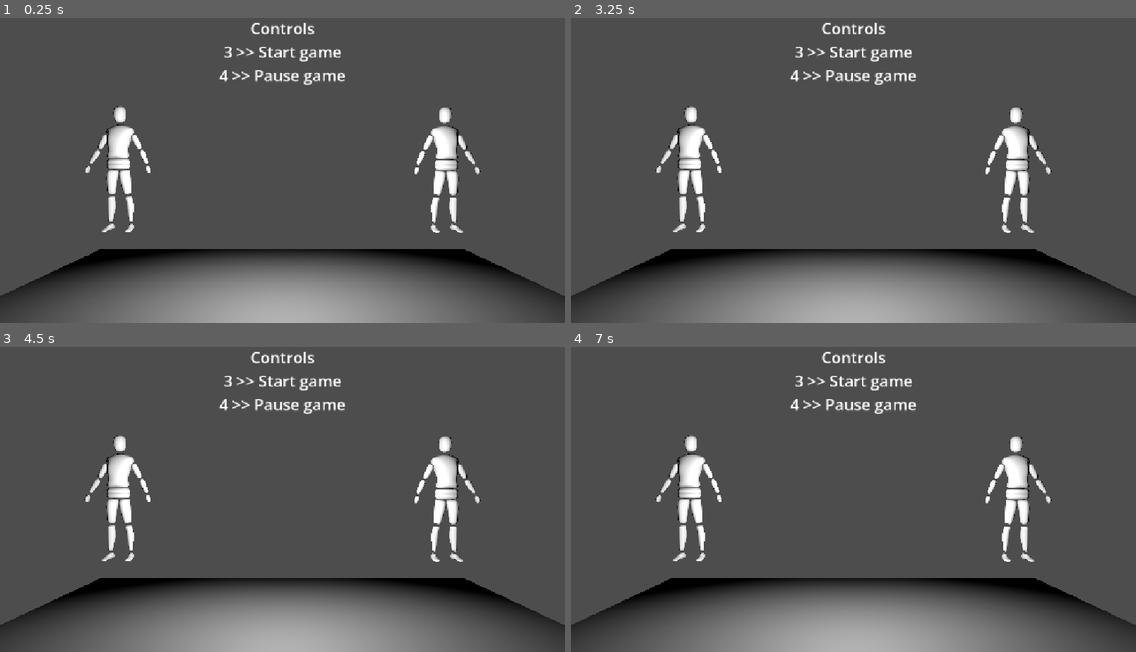
Above: before the commit, frames 1-4 (two rows, left to right).
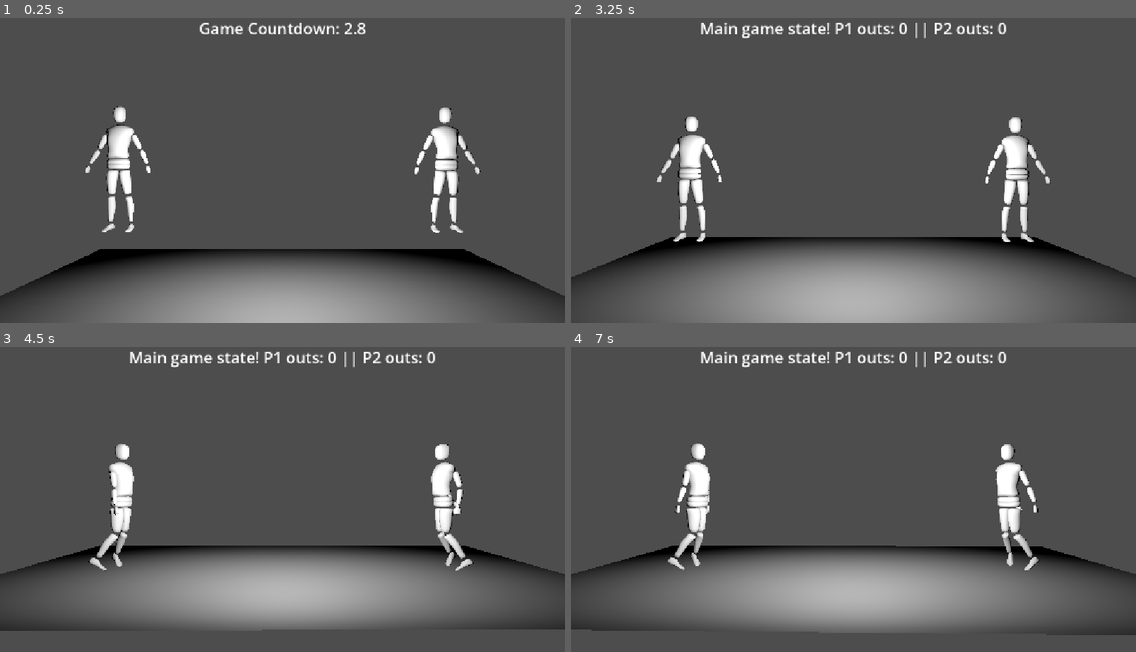
Above: after the commit, the same moments.

Repository: The-MEDINA/SNAP-back
Game: Godot game, scene res://Scenes/controlsTesting.tscn
The game is run twice, just before and just after one commit, with the same random seed, the same clock (stepped at 60 frames per second) and the same inputs.
Inputs (mouse positions are in pixels of both pictures, inside the frame that each line leads up to):
- Up to frame 1 (0.25 s): no input
- Up to frame 2 (3.25 s): move the mouse to (977, 149) at 0.52 s; press the mouse at (977, 149) at 0.53 s; hold D (LeftThumbstickRight) 0.53-1.28 s; move the mouse to (740, 179) at 1.27 s; release the mouse at (740, 179) at 1.28 s; hold 1 (DebugPlayer1Down) 1.28-2.03 s; right-click (740, 179) at 1.35 s; move the mouse to (910, 94) at 2.02 s; hold D (LeftThumbstickRight) 2.03-2.78 s; hold Space (Select) 2.03-2.78 s; move the mouse to (825, 228) at 2.77 s; hold W (LeftThumbstickUp) from 2.78 s (still down); click (825, 228) at 2.85 s
- Up to frame 3 (4.5 s): move the mouse to (452, 542) at 3.52 s; release W (LeftThumbstickUp) at 3.53 s; hold Right mouse button (RightTrigger) 3.53-4.28 s; hold S (LeftThumbstickDown) from 3.53 s (still down); move the mouse to (113, 444) at 4.27 s; tap Space (Select) at 4.35 s
- Up to frame 4 (7 s): move the mouse to (881, 493) at 5.02 s; release S (LeftThumbstickDown) at 5.03 s; press the mouse at (881, 493) at 5.03 s; hold 1 (DebugPlayer1Down) 5.03-5.78 s; move the mouse to (768, 414) at 5.77 s; release the mouse at (768, 414) at 5.78 s; hold D (LeftThumbstickRight) 5.78-6.53 s; right-click (768, 414) at 5.85 s; move the mouse to (977, 478) at 6.52 s; hold W (LeftThumbstickUp) from 6.53 s (still down); hold Space (Select) from 6.53 s (still down)

The runs differ from the first frame. In frame 1, 1.3% of the frame differs, in the area x 35-65%, y 1-22%; in frame 2, 17%; in frame 3, 25%; in frame 4, 25%, in the area x 0-100%, y 1-100%.

Commit message:
WIP physics fixes

Diff:
--- a/snap-back/Scenes/controlsTesting.tscn
+++ b/snap-back/Scenes/controlsTesting.tscn
@@ -114,7 +114,6 @@
 rightLegPose = Vector2(0, 1)
 leftArmPose = Vector2(1, 0)
 rightArmPose = Vector2(0, 1)
-singlePlayer = false
 otherPlayer = NodePath("../Character2")
 
 [node name="Bottom" parent="Character" unique_id=623702786 instance=ExtResource("4_gg4yg")]
--- a/snap-back/Scripts/characterController.gd
+++ b/snap-back/Scripts/characterController.gd
@@ -7,7 +7,7 @@
 @export var calfMovementStrength = 5.0
 @export var heightToRunMaintenance = 0.85
 @export var uprightMaintenanceStrength = 65.0
-@export var rotationSpeed = 10.0
+@export var rotationSpeed = 17.5
 @export var rotationDamping = 600.0
 @export var bodyDamping = 0.8
 
@@ -21,7 +21,7 @@
 
 # Force length required to split
 @export var worldForceThreshold = 1500.0
-@export var playerTopForceThreshold = 35.0
+@export var playerTopForceThreshold = 75.0
 @export var playerBottomForceThreshold = 350.0
 
 # Controls values
@@ -186,14 +186,15 @@
 	groundedRayResult = space.intersect_ray(query)
 	grounded = groundedRayResult.size() > 0
 	# Series of function calls for handling physics and input
-	_handlePlayerInput(delta)
 	if grounded && !splitPlayers:
+		#rotateTowardTarget is causing jumping to break
 		_rotateTowardTarget(otherPlayer.global_position, delta)
 		_keepUpright()
 		_reduceMovement()
 		_setTopTransform()
 	if splitPlayers:
 		_tryReconnect(delta)
+	_handlePlayerInput(delta)
 	# Update safety timer if need be
 	if safetyTimer > 0.0:
 		safetyTimer -= delta
@@ -484,16 +485,22 @@
 func _splitPlayers(split: bool) -> void:
 	# Split >> not split, reconnect
 	if !split:
+		topBoneSim.physical_bones_stop_simulation()
+		bottomBoneSim.physical_bones_stop_simulation()
+		await get_tree().physics_frame
+		# Get all bones, set velocities to 0
 		bottomJoint.angular_velocity = Vector3.ZERO
 		bottomJoint.linear_velocity = Vector3.ZERO
 		topJoint.angular_velocity = Vector3.ZERO
 		topJoint.linear_velocity = Vector3.ZERO
-		await get_tree().physics_frame
 		_setTopTransform()
 		joint.node_a = bottomJoint.get_path()
 		joint.node_b = topJoint.get_path()
 		splitPlayers = false
 		safetyTimer = safetyTimerAfterReconnection
+		await get_tree().physics_frame
+		topBoneSim.physical_bones_start_simulation()
+		bottomBoneSim.physical_bones_start_simulation()
 		return
 	# Not split >> split, disconnect the bodies
 	joint.node_a = NodePath("")
--- a/snap-back/Scripts/gameStateMachine.gd
+++ b/snap-back/Scripts/gameStateMachine.gd
@@ -38,8 +38,7 @@
 
 # Initial value setup
 func _ready() -> void:
-	currentState = GameState.GAME_WAITING
-	debugLabel.text = 'Controls\n3 >> Start game\n4 >> Pause game'
+	currentState = GameState.GAME_COUNTDOWN
 	PhysicsServer3D.set_active(false)
 	return
 
